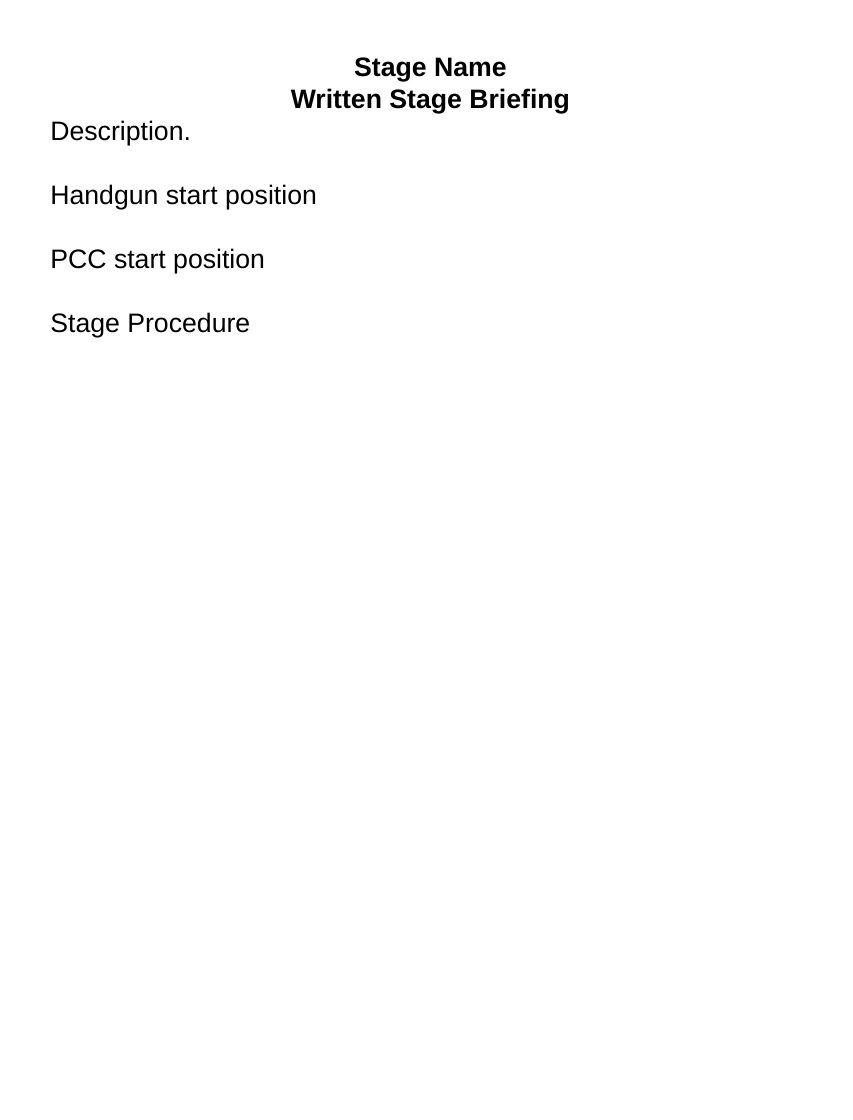
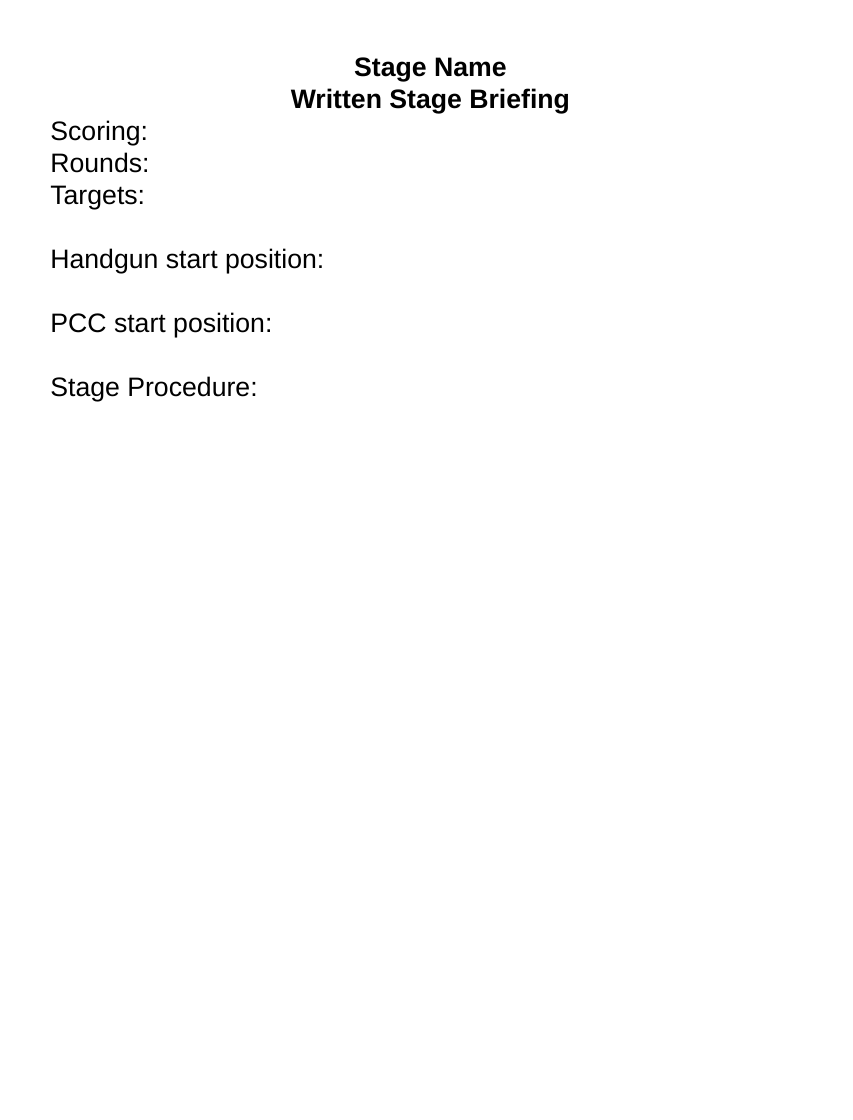
Before and after one commit to bagellord/USPSA-Stages, a slide deck: slide 2 of - Stage Design - USPSA New.pptx. Drawn at 853x1120 pixels with LibreOffice and Linux fonts; fonts in the diff are those of the drawing. Boxes give left, top, right and bottom in pixels: in the first picture for what was removed or moved away, otherwise in the second. Text is boxed around its words. In the diff, an @@ line names an element or a change of style, - is before the commit and + after.

Commit message:
Stages for the past few weeks

```diff
--- a/- Stage Design - USPSA New.pptx
+++ b/- Stage Design - USPSA New.pptx
@@ text at <box>50,120,324,402</box>: text changed @@
-Description.
-Handgun start position
-PCC start position
-Stage Procedure
+Scoring:
+Rounds:
+Targets:
+Handgun start position:
+PCC start position:
+Stage Procedure:
```
Also in this commit, not shown: 1 other slide changed, 26 other files.
